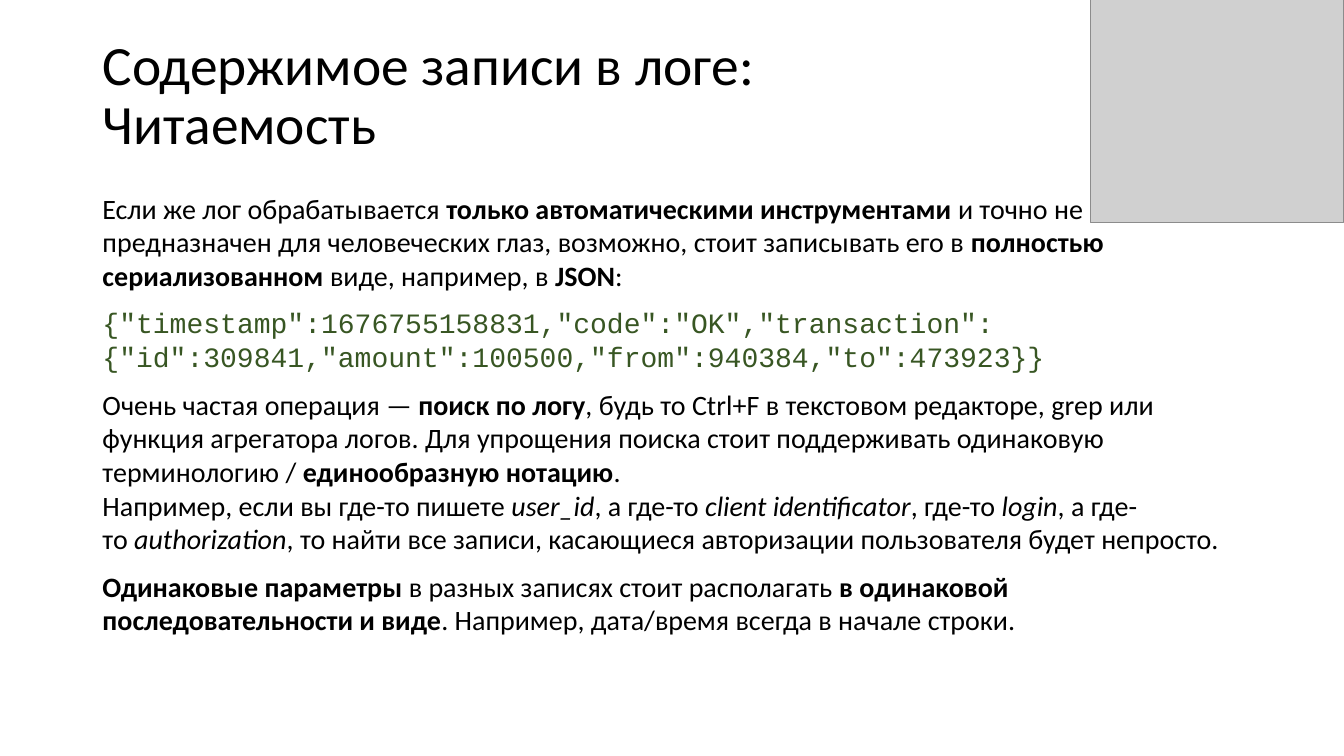
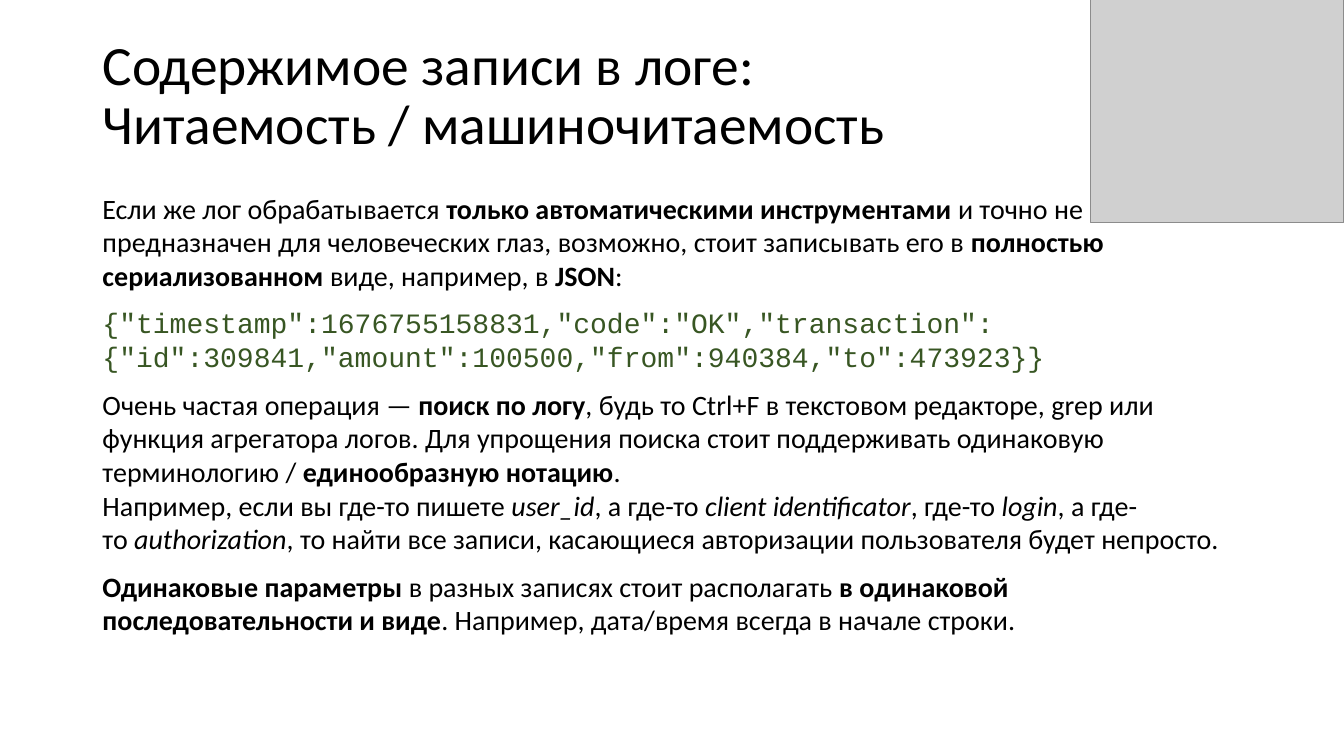
Before and after one commit to xtrueman/prog_instruments, a slide deck: slide 12 of presentations/Logging.pptx. Drawn at 1344x756 pixels with LibreOffice and Linux fonts; fonts in the diff are those of the drawing; grey boxes stand for pictures. Boxes give left, top, right and bottom in pixels: in the first picture for what was removed or moved away, otherwise in the second. Text is boxed around its words. In the diff, an @@ line names an element or a change of style, - is before the commit and + after.

```diff
--- a/presentations/Logging.pptx
+++ b/presentations/Logging.pptx
@@ title at <box>102,49,884,145</box>: text changed @@
-Содержимое записи в логе:
-Читаемость
+Содержимое записи в логе:
+Читаемость / машиночитаемость
```
Also in this commit, not shown: 13 other slides changed, 1 slide added, 1 other file.
